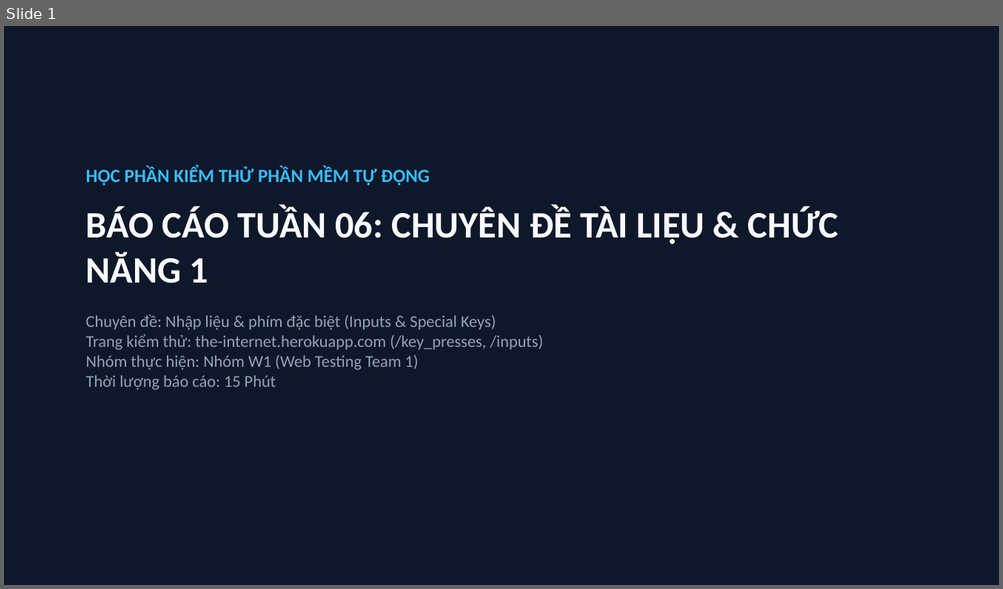
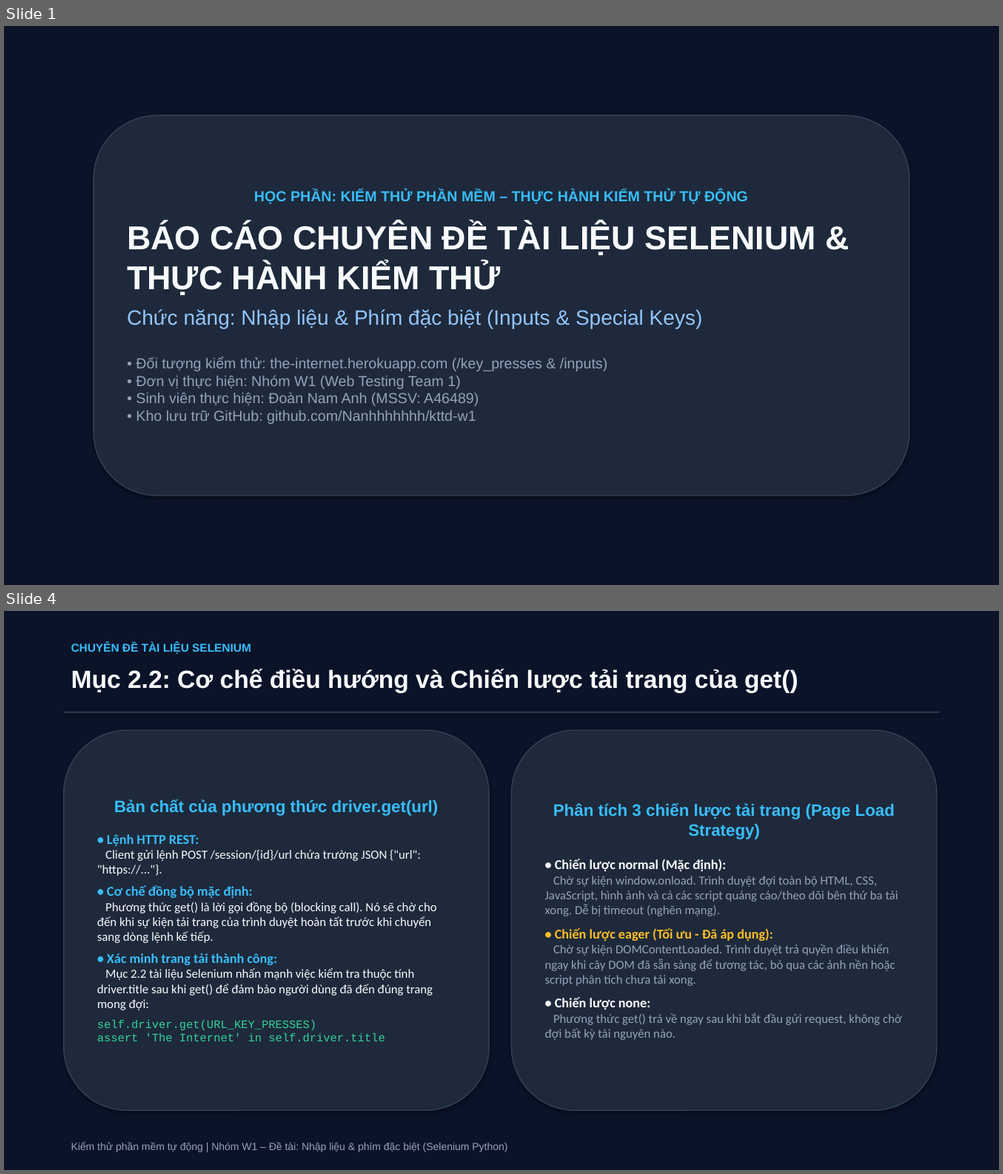
Before and after one commit to Nanhhhhhhh/kttd-w1, a slide deck: tuan-06/slide_tuan06_w1.pptx. Shown one above the other, each under a label of ours: slide 1 before the commit, slides 1 and 4 after it; the slides between them are not shown. The pictures are 1003x589 and 1003x1174 pixels, drawn with LibreOffice and Linux fonts; fonts in the diff are those of the drawing. Boxes give left, top, right and bottom in pixels: in the first picture for what was removed or moved away, otherwise in the second. Text is boxed around its words. In the diff, an @@ line names an element or a change of style, - is before the commit and + after.

Commit message:
T06: Nâng cấp bộ Slide báo cáo 18 trang chuyên sâu (PPTX & HTML)

```diff
--- a/tuan-06/slide_tuan06_w1.pptx
+++ b/tuan-06/slide_tuan06_w1.pptx
@@ slide 4 added at [4,611,999,1170], background #FFFFFF @@
@@ rectangle added at [4,611,999,1170], fill #0B1329 @@
@@ text added at [71,643,251,654], 11 pt, text #38BDF8, bold @@
+CHUYÊN ĐỀ TÀI LIỆU SELENIUM
@@ text added at [71,669,798,693], 24 pt, text #F8FAFC, bold @@
+Mục 2.2: Cơ chế điều hướng và Chiến lược tải trang của get()
@@ rectangle added at [64,712,939,712], fill #334155 @@
@@ rounded rectangle added at [64,730,489,1111], fill #1E293B, outline #334155 1 pt, 12 pt, text #F8FAFC @@
+Bản chất của phương thức driver.get(url)
+• Lệnh HTTP REST:
+Client gửi lệnh POST /session/{id}/url chứa trường JSON {"url": "https://..."}.
+• Cơ chế đồng bộ mặc định:
+Phương thức get() là lời gọi đồng bộ (blocking call). Nó sẽ chờ cho đến khi sự kiện tải trang của trình duyệt hoàn tất trước khi chuyển sang dòng lệnh kế tiếp.
+• Xác minh trang tải thành công:
+Mục 2.2 tài liệu Selenium nhấn mạnh việc kiểm tra thuộc tính driver.title sau khi get() để đảm bảo người dùng đã đến đúng trang mong đợi:
+self.driver.get(URL_KEY_PRESSES)
+assert 'The Internet' in self.driver.title
@@ rounded rectangle added at [512,730,936,1111], fill #1E293B, outline #334155 1 pt, 12 pt, text #94A3B8 @@
+Phân tích 3 chiến lược tải trang (Page Load Strategy)
+• Chiến lược normal (Mặc định):
+Chờ sự kiện window.onload. Trình duyệt đợi toàn bộ HTML, CSS, JavaScript, hình ảnh và cả các script quảng cáo/theo dõi bên thứ ba tải xong. Dễ bị timeout (nghẽn mạng).
+• Chiến lược eager (Tối ưu - Đã áp dụng):
+Chờ sự kiện DOMContentLoaded. Trình duyệt trả quyền điều khiển ngay khi cây DOM đã sẵn sàng để tương tác, bỏ qua các ảnh nền hoặc script phân tích chưa tải xong.
+• Chiến lược none:
+Phương thức get() trả về ngay sau khi bắt đầu gửi request, không chờ đợi bất kỳ tài nguyên nào.
@@ text added at [71,1142,507,1153], 10 pt, text #94A3B8 @@
+Kiểm thử phần mềm tự động | Nhóm W1 – Đề tài: Nhập liệu & phím đặc biệt (Selenium Python)
@@ slide 1 changed as well @@
@@ rectangle at [4,26,999,585]: fill #0F172A to #0B1329 @@
@@ rounded rectangle "HỌC PHẦN: KIỂM THỬ PHẦN ...": place and size @@
-rounded rectangle "HỌC PHẦN: KIỂM THỬ PHẦN ..." at [86,167,838,390]
+rounded rectangle "HỌC PHẦN: KIỂM THỬ PHẦN ..." at [94,116,909,496]
@@ rounded rectangle "HỌC PHẦN: KIỂM THỬ PHẦN ..." at [94,116,909,496]: vertical alignment top to middle; fill none to #1E293B; outline none to #334155 1 pt; shadow on @@
@@ text in rounded rectangle at [127,190,815,424]: text changed; size 16 to 14 pt; font Calibri to Arial @@
-HỌC PHẦN KIỂM THỬ PHẦN MỀM TỰ ĐỘNG
-BÁO CÁO TUẦN 06: CHUYÊN ĐỀ TÀI LIỆU & CHỨC NĂNG 1
-Chuyên đề: Nhập liệu & phím đặc biệt (Inputs & Special Keys)
-Trang kiểm thử: the-internet.herokuapp.com (/key_presses, /inputs)
-Nhóm thực hiện: Nhóm W1 (Web Testing Team 1)
-Thời lượng báo cáo: 15 Phút
+HỌC PHẦN: KIỂM THỬ PHẦN MỀM – THỰC HÀNH KIỂM THỬ TỰ ĐỘNG
+BÁO CÁO CHUYÊN ĐỀ TÀI LIỆU SELENIUM & THỰC HÀNH KIỂM THỬ
+Chức năng: Nhập liệu & Phím đặc biệt (Inputs & Special Keys)
+• Đối tượng kiểm thử: the-internet.herokuapp.com (/key_presses & /inputs)
+• Đơn vị thực hiện: Nhóm W1 (Web Testing Team 1)
+• Sinh viên thực hiện: Đoàn Nam Anh (MSSV: A46489)
+• Kho lưu trữ GitHub: github.com/Nanhhhhhhh/kttd-w1
```
Also in this commit, not shown: 3 other slides changed, 13 other slides added, 5 slides removed, 3 other files.
